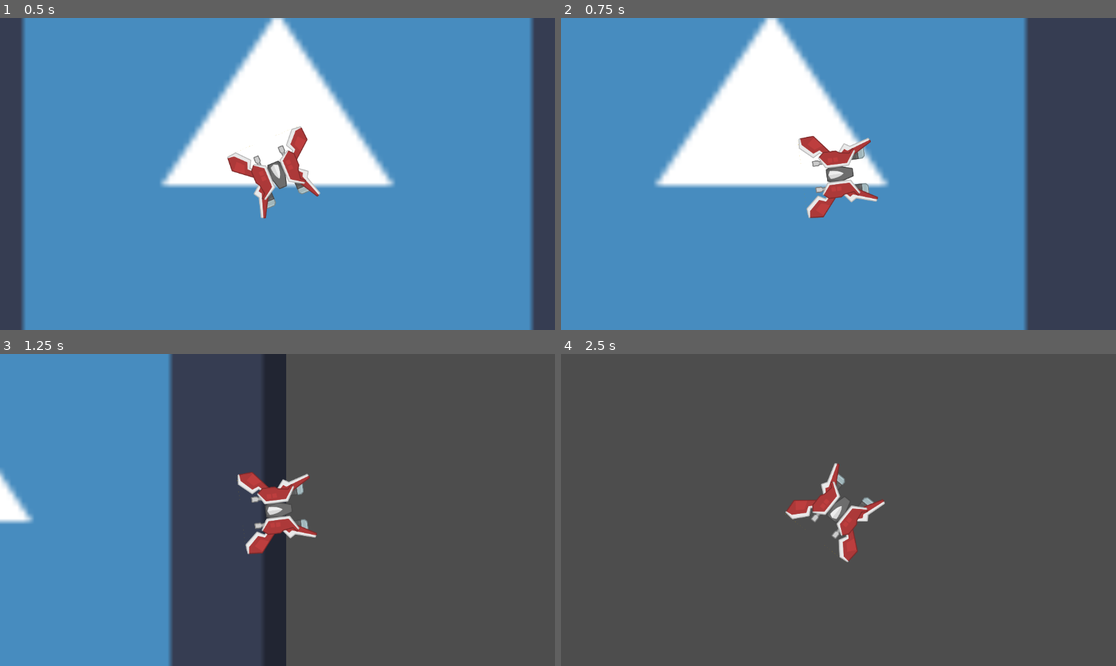
Above: before the commit, frames 1-4 (two rows, left to right).
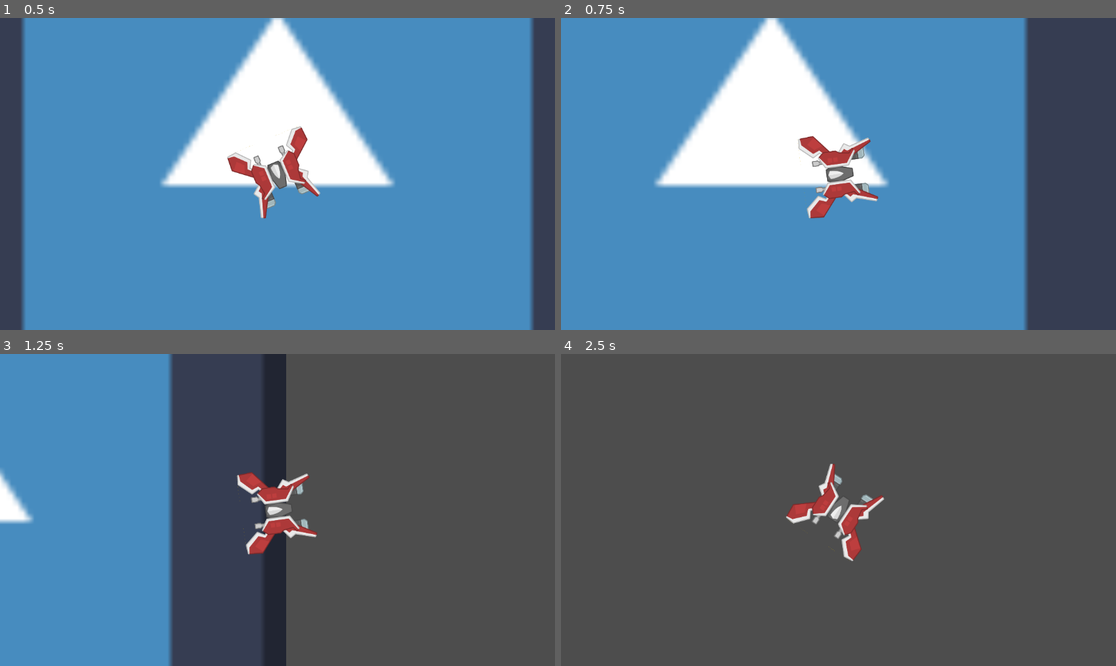
Above: after the commit, the same moments.

Repository: oskogstad/Pentasteroids2
Game: Godot game, scene res://main.tscn
Same seed, same stepped clock (60 frames per second), same inputs: the game is played once before the commit and once after it. The engine's default icon, where the game draws it, is replaced by a stand-in: a white triangle on a blue panel in a dark square.
Inputs (mouse positions are in pixels of both pictures, inside the frame that each line leads up to):
- Up to frame 1 (0.5 s): no input
- Up to frame 2 (0.75 s): move the mouse to (960, 158) at 0.52 s; hold D (move_right) from 0.53 s (still down)
- Up to frame 3 (1.25 s): keep holding D (move_right)
- Up to frame 4 (2.5 s): move the mouse to (727, 525) at 1.27 s; release D (move_right) at 1.28 s; hold S (move_backward) 1.28-2.03 s; move the mouse to (894, 441) at 2.02 s; hold D (move_right) from 2.03 s (still down)

Frame 1 is identical in both runs. In frame 2, 0.2% of the frame differs, in the area x 42-58%, y 37-65%; in frame 3, 0.2%; in frame 4, 1.1%, in the area x 40-59%, y 34-67%.

Commit message:
Fix movement/rotation jitter

Diff:
--- a/scripts/player.gd
+++ b/scripts/player.gd
@@ -8,11 +8,11 @@
 func _process(delta: float) -> void:
 	apply_traction(delta)
 	apply_friction(delta)
-	look_at(get_global_mouse_position())
-	rotation_degrees += 90
 
 func _physics_process(delt: float) -> void:
 	move_and_slide()
+	look_at(get_global_mouse_position())
+	rotation_degrees += 90
 
 func apply_traction(delta: float) -> void:
 	var traction: Vector2 = Vector2()
